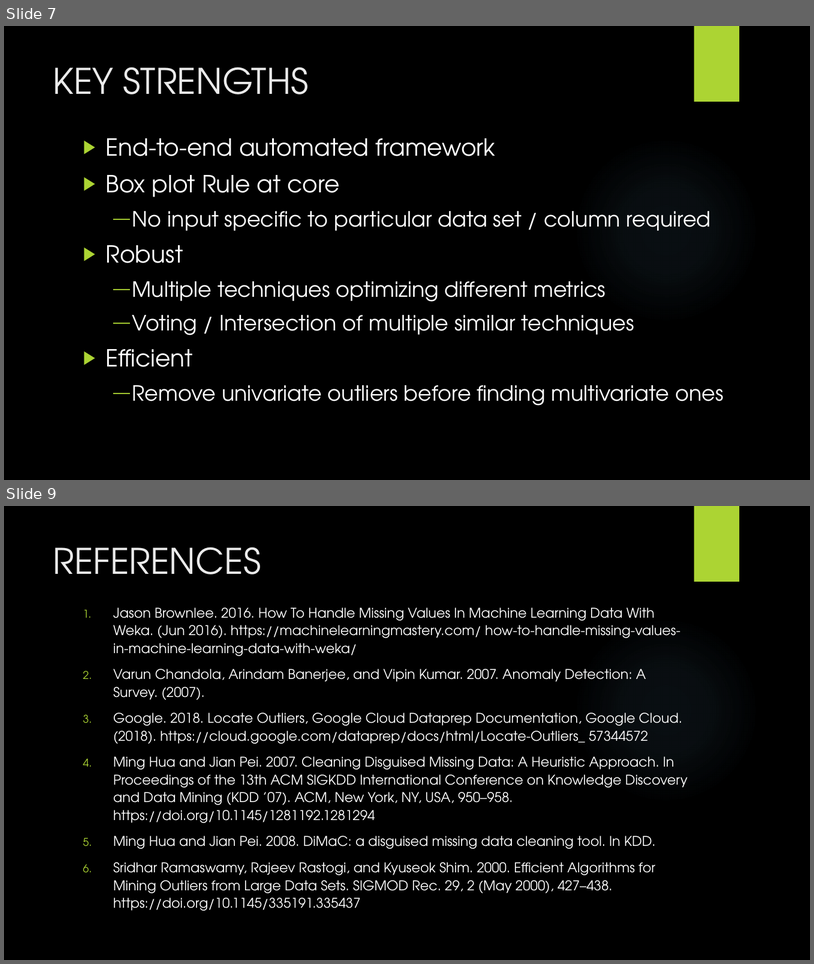
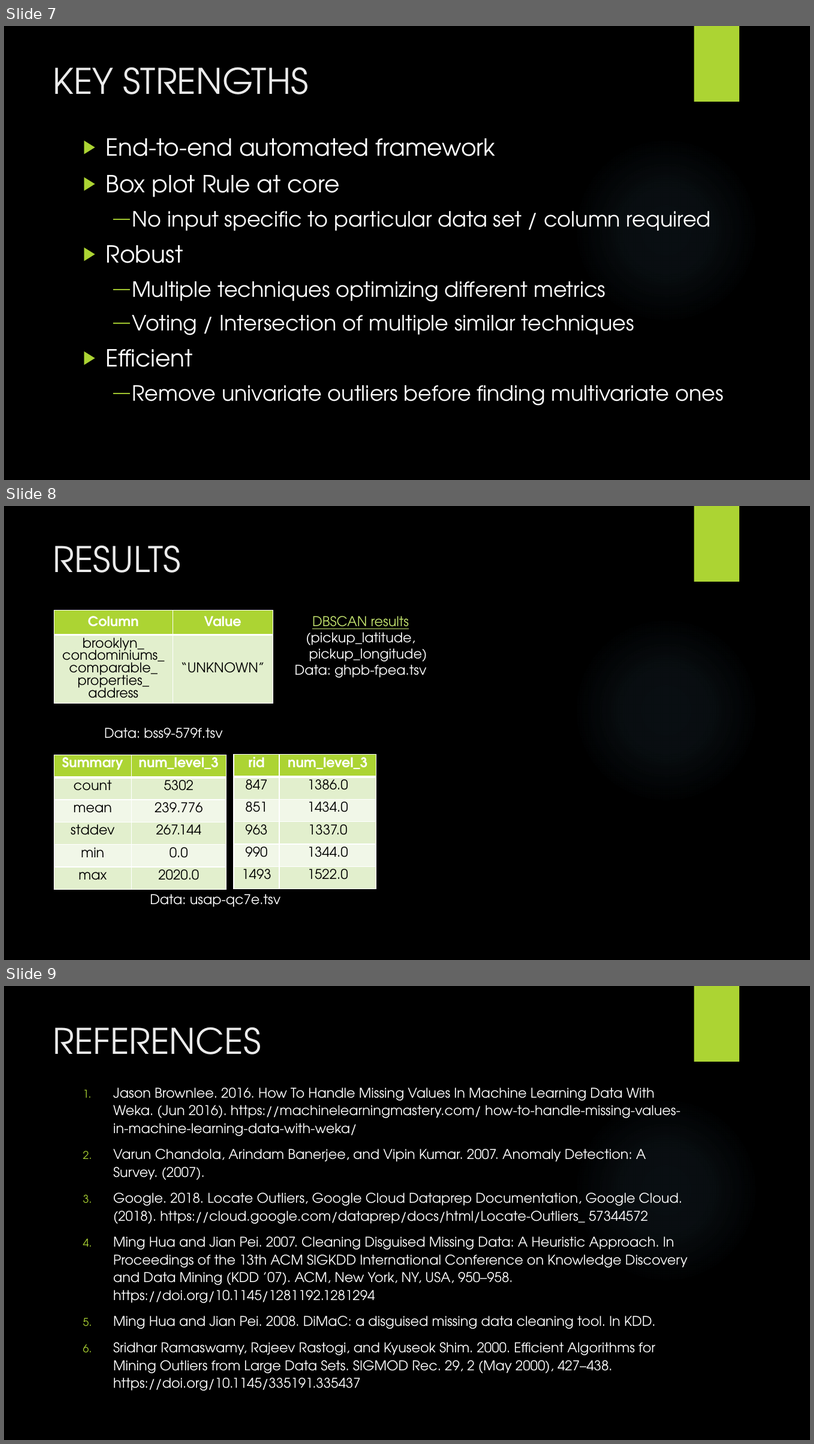
Before and after one commit to ranamihir/big_data_project, a slide deck: documents/Final Presentation.pptx. Shown one above the other, each under a label of ours: slides 7 and 9 before the commit, slides 7, 8 and 9 after it; the slides between them are not shown. The pictures are 814x964 and 814x1444 pixels, drawn with LibreOffice and Linux fonts; fonts in the diff are those of the drawing; background and template pictures are left out. Boxes give left, top, right and bottom in pixels: in the first picture for what was removed or moved away, otherwise in the second. Text is boxed around its words. In the diff, an @@ line names an element or a change of style, - is before the commit and + after.

Commit message:
Added some results.

```diff
--- a/documents/Final Presentation.pptx
+++ b/documents/Final Presentation.pptx
@@ slide 8 added at [4,506,810,960], background picture (left out); not listed: 2 template elements that a slide beside it also shows @@
@@ title added at [53,545,181,573], 42 pt, text #EBEBEB @@
+RESULTS
@@ table added at [54,610,273,721], 2 rows, 2 columns @@
+Column | Value
+brooklyn_ / condominiums_ / comparable_ / properties_ / address | “UNKNOWN”
@@ text added at [295,616,428,678], 16 pt, text #FFFFFF @@
+DBSCAN results
+(pickup_latitude,
+pickup_longitude)
+Data: ghpb-fpea.tsv
@@ text added at [104,727,222,738], 16 pt, text #FFFFFF @@
+Data: bss9-579f.tsv
@@ table added at [54,754,227,889], 6 rows, 2 columns @@
+Summary | num_level_3
+count | 5302
+mean | 239.776
+stddev | 267.144
+min | 0.0
+max | 2020.0
@@ table added at [234,754,376,889], 6 rows, 2 columns @@
+rid | num_level_3
+847 | 1386.0
+851 | 1434.0
+963 | 1337.0
+990 | 1344.0
+1493 | 1522.0
@@ text added at [150,894,281,907], 16 pt, text #FFFFFF @@
+Data: usap-qc7e.tsv
```
Also in this commit, not shown: 1 slide removed, 1 other file.
